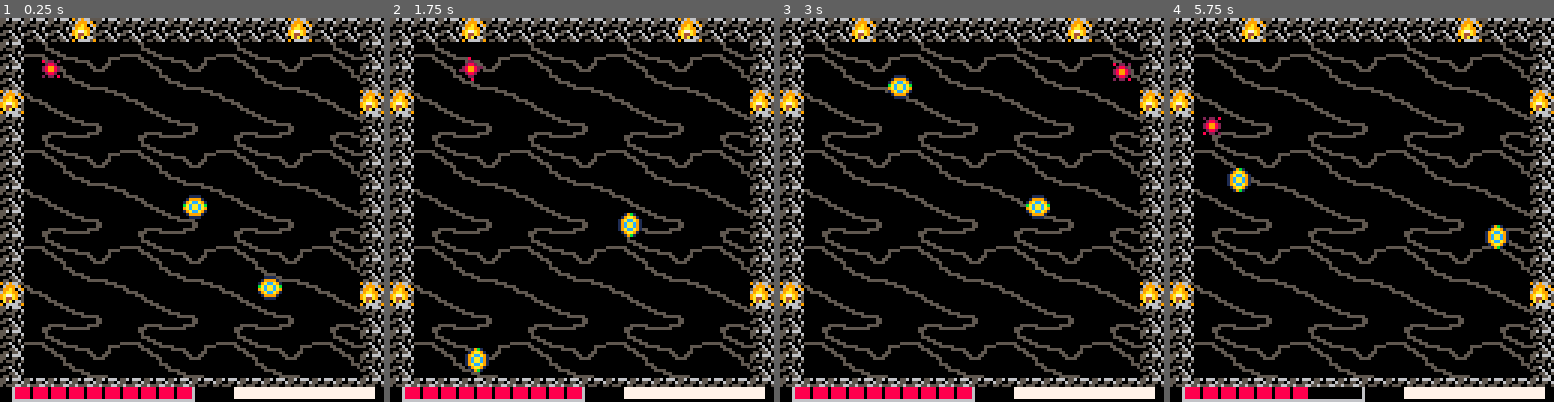
Above: before the commit, frames 1-4 (left to right).
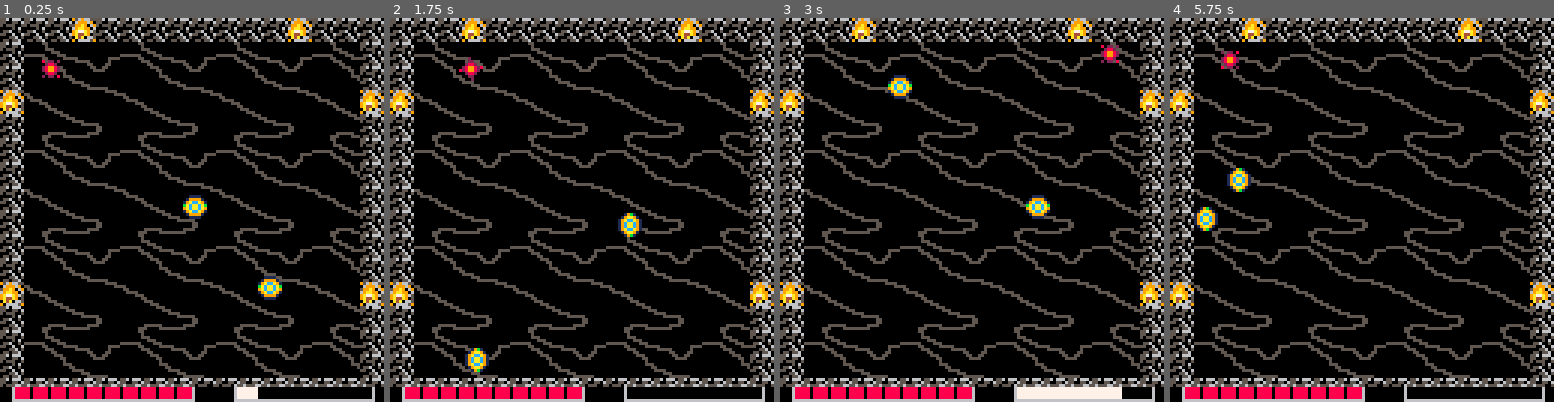
Above: after the commit, the same moments.

Repository: Nakeeb0/NAHL
Game: PICO-8 cartridge nahl.p8
Two runs of this game, one before a commit and one after it. Both use one fixed random seed, a clock stepped at 60 frames per second and the inputs below.
Inputs:
- Up to frame 1 (0.25 s): no input
- Up to frame 2 (1.75 s): tap O (Z key) at 0.7, 1.7 s; hold Right from 1.6 s (still down)
- Up to frame 3 (3 s): release Right at 2.1 s; tap O (Z key) at 2.1, 2.5, 2.9 s; hold Up 2.15-2.42 s; hold Right from 2.47 s (still down)
- Up to frame 4 (5.75 s): release Right at 3.03 s; hold Left 3.08-3.58 s; tap O (Z key) every 0.4 s from 3.3 to 5.7 s; hold Down 3.63-3.97 s; hold Right 4.02-4.68 s; hold Up 4.73-5.03 s; hold Left 5.08-5.68 s; hold Down from 5.73 s (still down)

The runs differ from the first frame. In frame 1, 1.4% of the frame differs, in the area x 60-98%, y 95-100%; in frame 2, 1.6%; in frame 3, 1.0%; in frame 4, 2.9%, in the area x 6-98%, y 8-100%.

Commit message:
added dash cooldown with working bar

Diff:
--- a/actor.lua
+++ b/actor.lua
@@ -49,6 +49,9 @@
 					sfx(1)
 					a.hp -= 1
 					b.hp -= 1
+					if(a.hp <= 0) then
+						--do something
+					end
 					local dir_a = (b.pos - a.pos):normalize()
 					local dir_b = (a.pos - b.pos):normalize()
 					local force_a = dir_a:proj(a.vel) * a.weight
--- a/nahl.lua
+++ b/nahl.lua
@@ -4,9 +4,10 @@
 	right = -500,
 	up = -500,
 	down = -500,
-	special1 = -500,
+	special1 = 0,
 	special2 = -500,
 }
+last_button_4 = false
 last_nothing = -600
 
 player = make_actor(17, 32, 32)
@@ -114,13 +115,19 @@
 	local input_vec = vec2d.new(x, y)
 	local input_acc = input_vec:normalize() * player.accel
 	player.vel += input_acc
-	if btn(4) and input_vec:magnitude() > 0 then
-		player.vel = input_vec:normalize() * player.dash_speed
+	if btn(4) and not last_button_4 and input_vec:magnitude() > 0 then
+
+		if timer - last_pressed.special1 >= 100 then
+			last_pressed.special1 = timer
+			player.vel = input_vec:normalize() * player.dash_speed
+
+		end
 	end
 	check_all_actor_collision()
 	for act in all(actor) do
 		move_actor(act)
 	end
+	last_button_4 = btn(4) and input_vec:magnitude() > 0
 end
 function draw_health_bar(x1, y1, x2, y2, color)
 	rect(x1, y1-1, x2, y2+1, 6)
@@ -133,12 +140,16 @@
 	end
 end
 function draw_dash_cooldown(x1, y1, x2, y2, color)
-	rectfill(x1, y1, x2, y2, color)
+	rect(x1, y1-1, x2, y2+1, 6)
+	local fill_width = min(abs(timer - last_pressed.special1), 100)/100 * (x2-x1)
+	rectfill(x1, y1, fill_width+x1, y2, color)
+	line(x1, y1, x1, y2 , 6)
+	line(x2, y1, x2, y2 , 6)
 end
 function _draw()
 	cls()
 	draw_health_bar(20, 139 , 80, 142, 8)
-	draw_dash_cooldown(94, 139 , 140, 142, 7)
+	draw_dash_cooldown(94, 139 , 140, 142, 7, 500)
 	room_x = flr((player.pos.x - 16) / 128)
 	room_y = flr((player.pos.y - 16) / 128)
 	camera(room_x * 128 + 16, room_y * 128 + 16)
